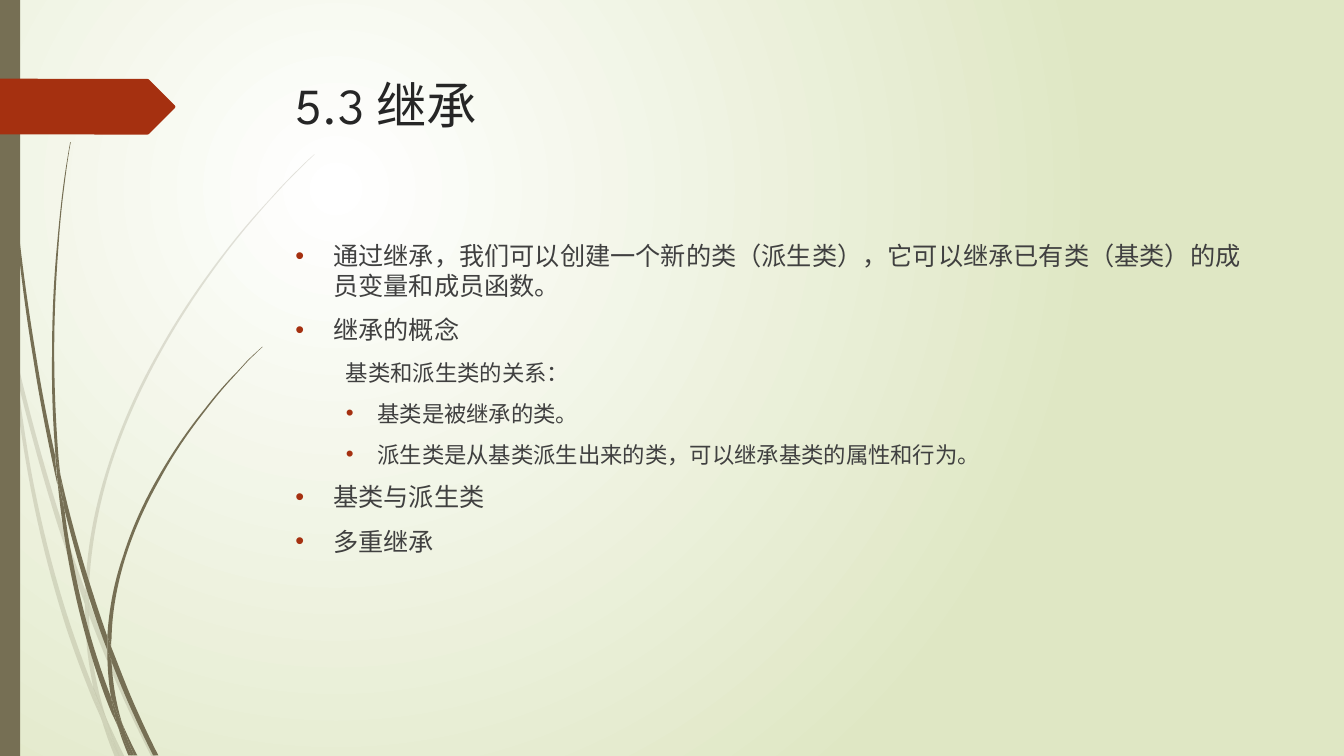
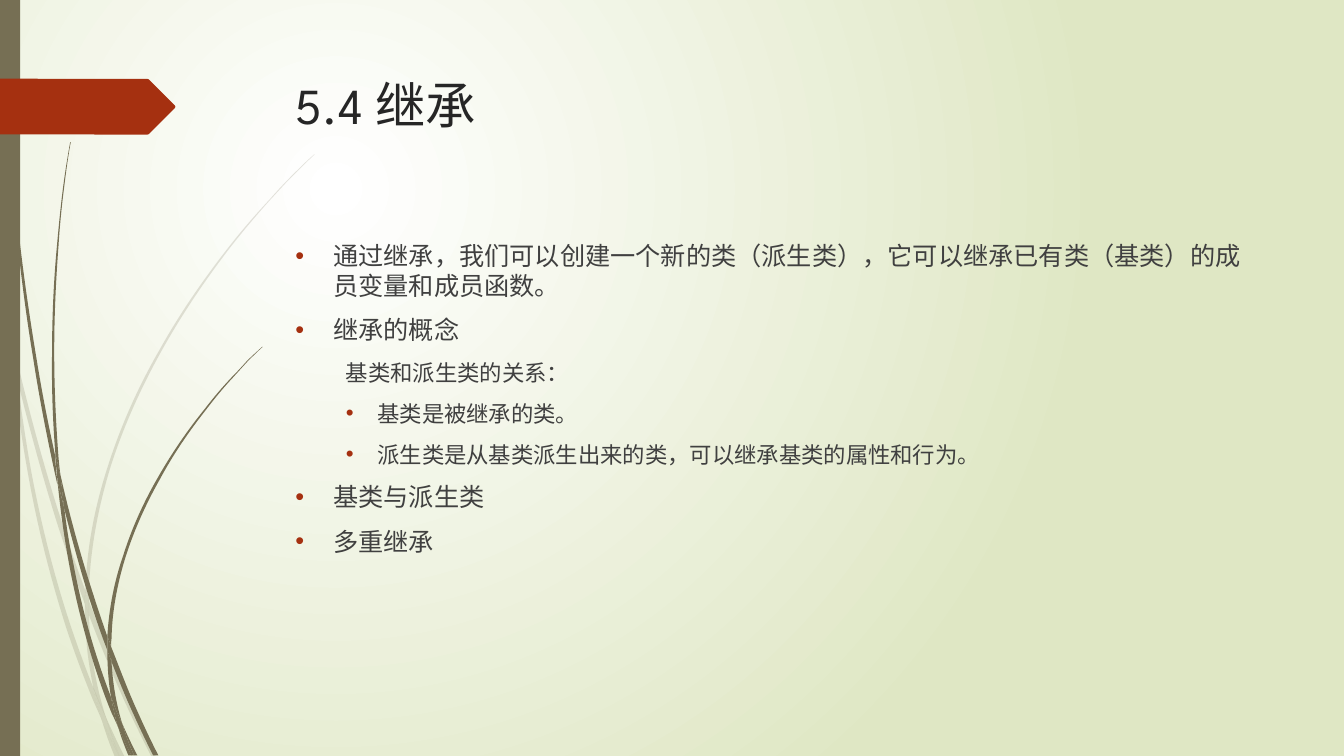
Before and after one commit to liuty2006/learn, a slide deck: slide 66 of learn_cpp/docs/C++语言培训.pptx. Drawn at 1344x756 pixels with LibreOffice and Linux fonts; fonts in the diff are those of the drawing. Boxes give left, top, right and bottom in pixels: in the first picture for what was removed or moved away, otherwise in the second. Text is boxed around its words. In the diff, an @@ line names an element or a change of style, - is before the commit and + after.

```diff
--- a/learn_cpp/docs/C++语言培训.pptx
+++ b/learn_cpp/docs/C++语言培训.pptx
@@ title at box(296, 82, 476, 128): text changed @@
-5.3 继承
+5.4 继承
```
Also in this commit, not shown: 4 other slides changed, 9 other files.
